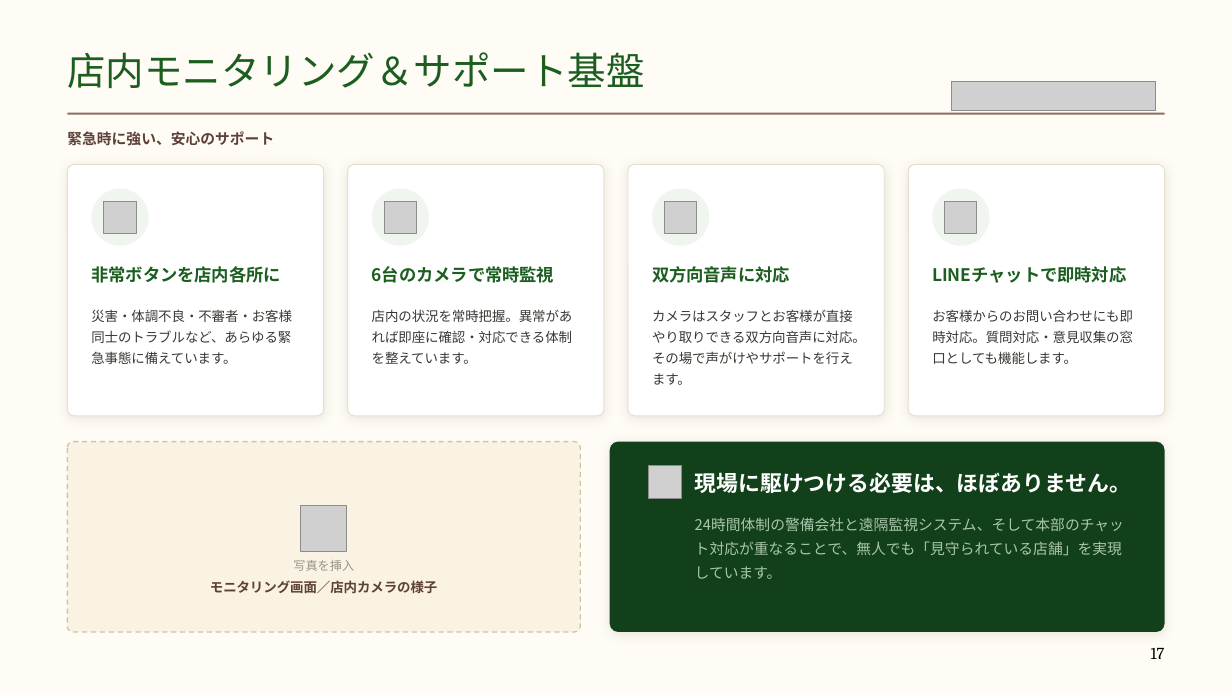
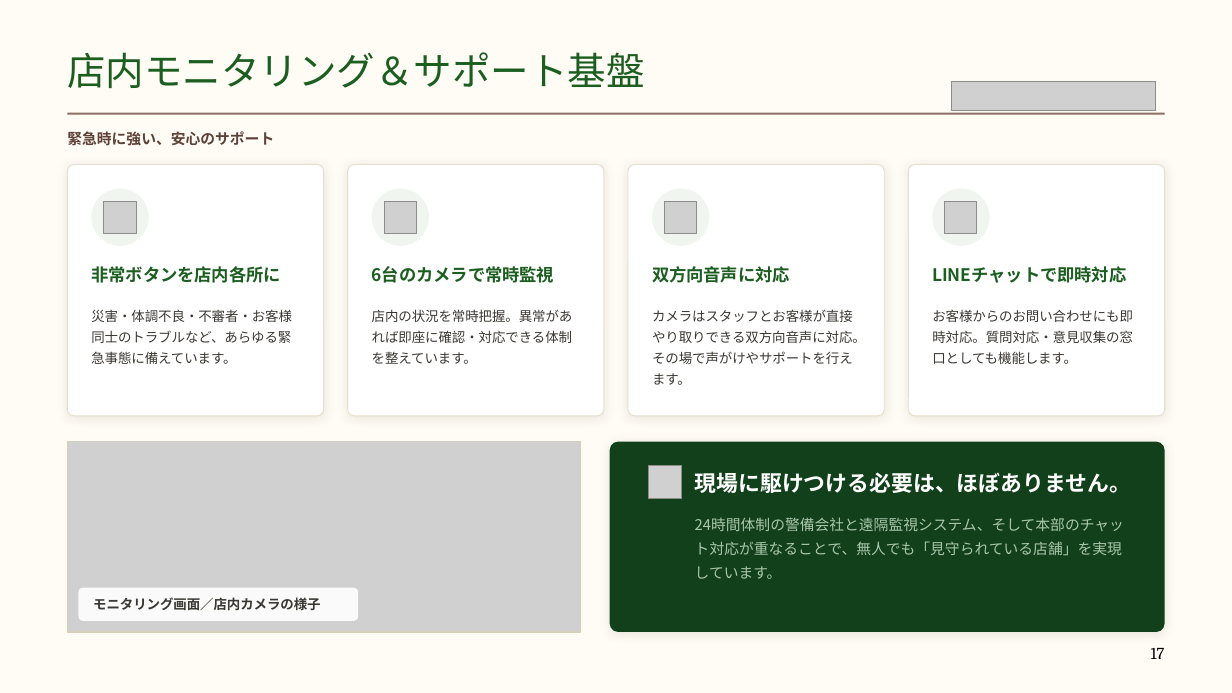
Before and after one commit to a5408071-cmd/suzuki-ceo, a slide deck: slide 17 of selfcafe-fc-deck/selfcafe-fc-deck.pptx. Drawn at 1232x693 pixels with LibreOffice and Linux fonts; fonts in the diff are those of the drawing; grey boxes stand for pictures. Boxes give left, top, right and bottom in pixels: in the first picture for what was removed or moved away, otherwise in the second. Text is boxed around its words. In the diff, an @@ line names an element or a change of style, - is before the commit and + after.

```diff
--- a/selfcafe-fc-deck/selfcafe-fc-deck.pptx
+++ b/selfcafe-fc-deck/selfcafe-fc-deck.pptx
@@ rounded rectangle removed at box(67, 442, 580, 632) @@
@@ picture added at box(67, 442, 580, 632) @@
@@ rectangle added at box(67, 442, 580, 632), outline #D8CFBB 1 pt @@
@@ picture removed at box(301, 506, 347, 551) @@
@@ text removed at box(293, 560, 354, 571) @@
-写真を挿入
@@ rounded rectangle added at box(79, 588, 359, 621), fill #FFFFFF at 90% opacity @@
@@ text "モニタリング画面／店内カメラの様子": place and size @@
-text "モニタリング画面／店内カメラの様子" at box(210, 580, 437, 594)
+text "モニタリング画面／店内カメラの様子" at box(93, 597, 320, 611)
@@ text "モニタリング画面／店内カメラの様子" at box(93, 597, 320, 611): text colour #5D4037 to #3B3833; alignment centre to left; line spacing 1.15 to 1; vertical alignment top to middle @@
```
Also in this commit, not shown: 7 other slides changed, 22 other files.
